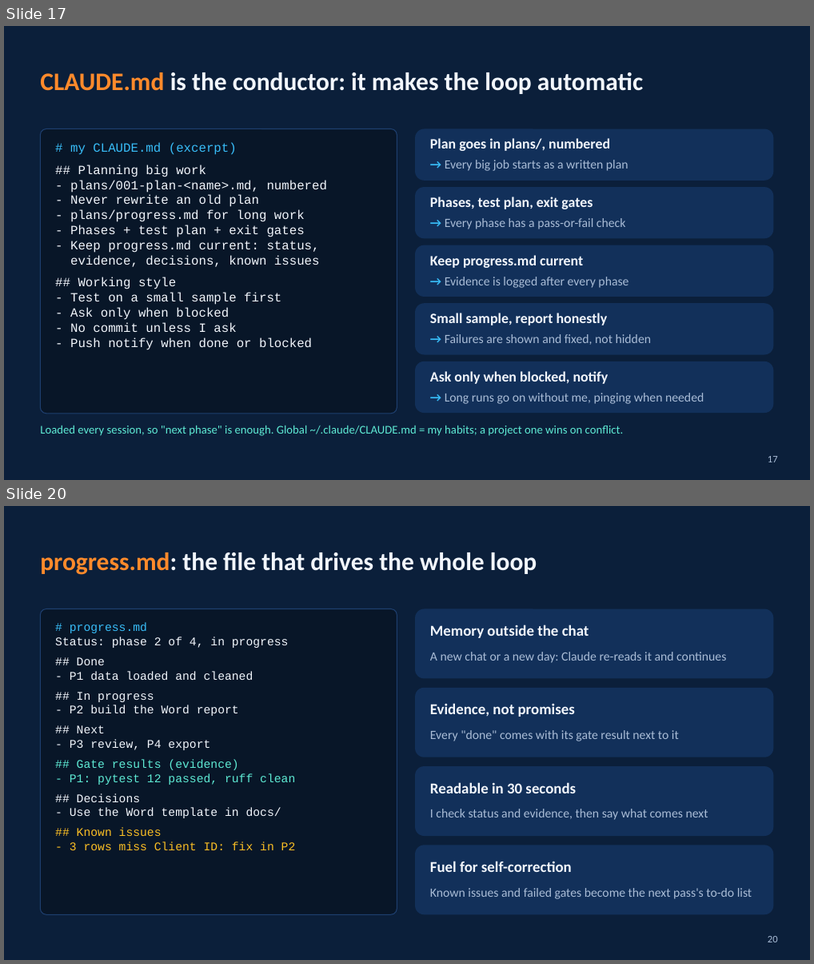
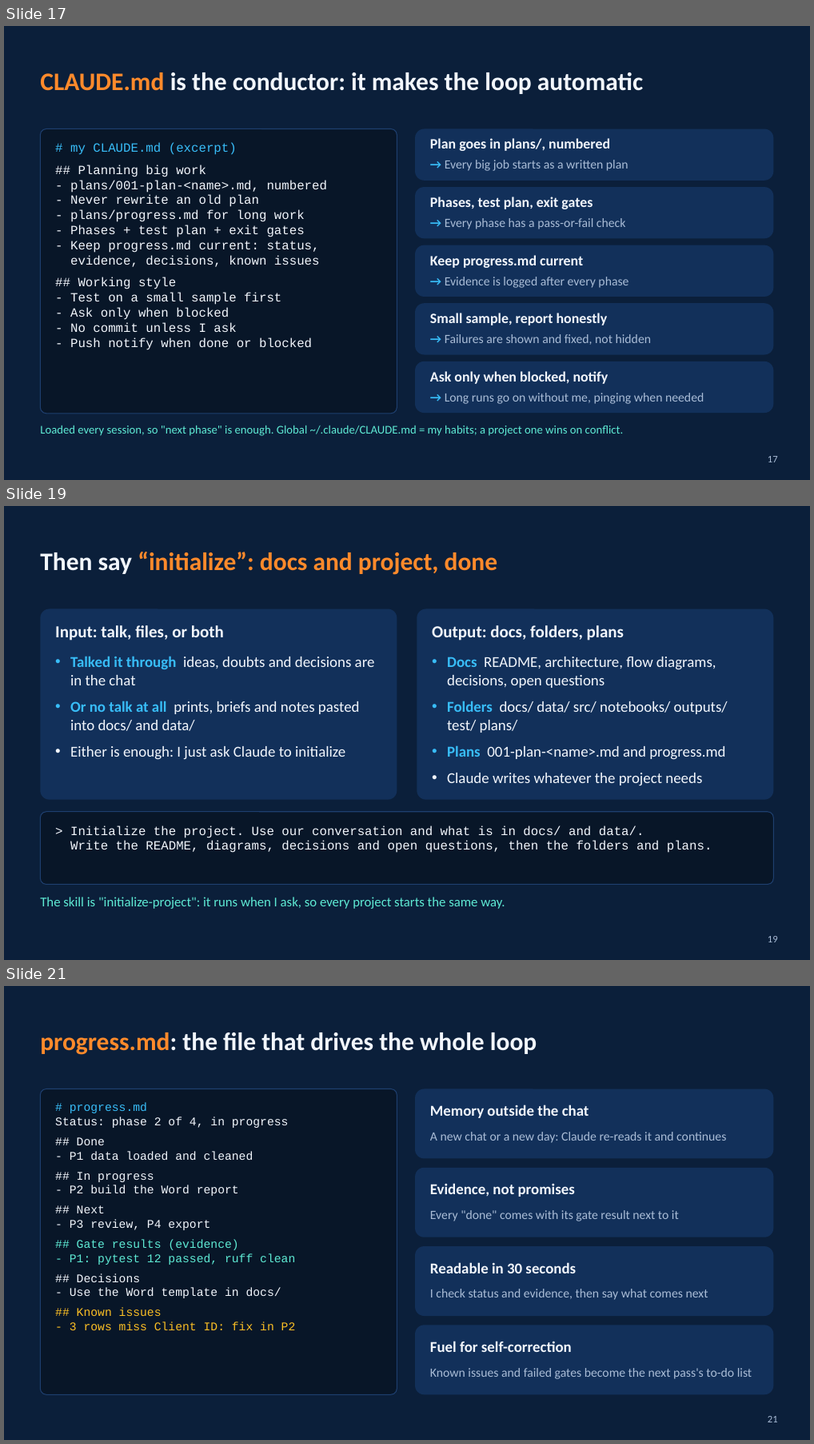
Before and after one commit to HinePo/ai-agent-learning-path, a slide deck: resources/claude_code_vscode_tricks.pptx. Shown one above the other, each under a label of ours: slides 17 and 20 before the commit, slides 17, 19 and 21 after it; the slides between them are not shown. The pictures are 814x964 and 814x1444 pixels, drawn with LibreOffice and Linux fonts; fonts in the diff are those of the drawing. Boxes give left, top, right and bottom in pixels: in the first picture for what was removed or moved away, otherwise in the second. Text is boxed around its words. In the diff, an @@ line names an element or a change of style, - is before the commit and + after.

```diff
--- a/resources/claude_code_vscode_tricks.pptx
+++ b/resources/claude_code_vscode_tricks.pptx
@@ slide 19 added at <box>4,506,810,960</box>, background #0B1F3A @@
@@ title added at <box>40,552,498,575</box>, 30 pt, text #FF8A2B, bold @@
+Then say “initialize”: docs and project, done
@@ rounded rectangle added at <box>40,609,398,800</box>, fill #12305A @@
@@ text added at <box>55,625,224,640</box>, 20 pt, text #F2F6FC, bold @@
+Input: talk, files, or both
@@ rounded rectangle added at <box>417,609,774,800</box>, fill #12305A @@
@@ text added at <box>432,625,624,640</box>, 20 pt, text #F2F6FC, bold @@
+Output: docs, folders, plans
@@ text added at <box>70,656,375,760</box>, 18 pt, text #F2F6FC @@
+• Talked it through ideas, doubts and decisions are in the chat
+• Or no talk at all prints, briefs and notes pasted into docs/ and data/
+• Either is enough: I just ask Claude to initialize
@@ text added at <box>447,656,728,786</box>, 18 pt, text #F2F6FC @@
+• Docs README, architecture, flow diagrams, decisions, open questions
+• Folders docs/ data/ src/ notebooks/ outputs/ test/ plans/
+• Plans 001-plan-<name>.md and progress.md
+• Claude writes whatever the project needs
@@ rounded rectangle added at <box>40,812,774,884</box>, fill #081628, outline #1E3F6F 1 pt @@
@@ text added at <box>70,825,713,852</box>, 15 pt, text #F2F6FC @@
+> Initialize the project. Use our conversation and what is in docs/ and data/.
+Write the README, diagrams, decisions and open questions, then the folders and plans.
@@ text added at <box>40,896,505,908</box>, 16 pt, text #5EEAD4 @@
+The skill is "initialize-project": it runs when I ask, so every project starts the same way.
@@ page number added at <box>768,936,778,942</box>, 12 pt, text #A9BCD6 @@
+19
@@ what was slide 20 is now slide 21 @@
@@ page number at <box>768,1416,778,1422</box>: text changed @@
-20
+21
```
Also in this commit, not shown: 6 slides changed, 1 other file.
